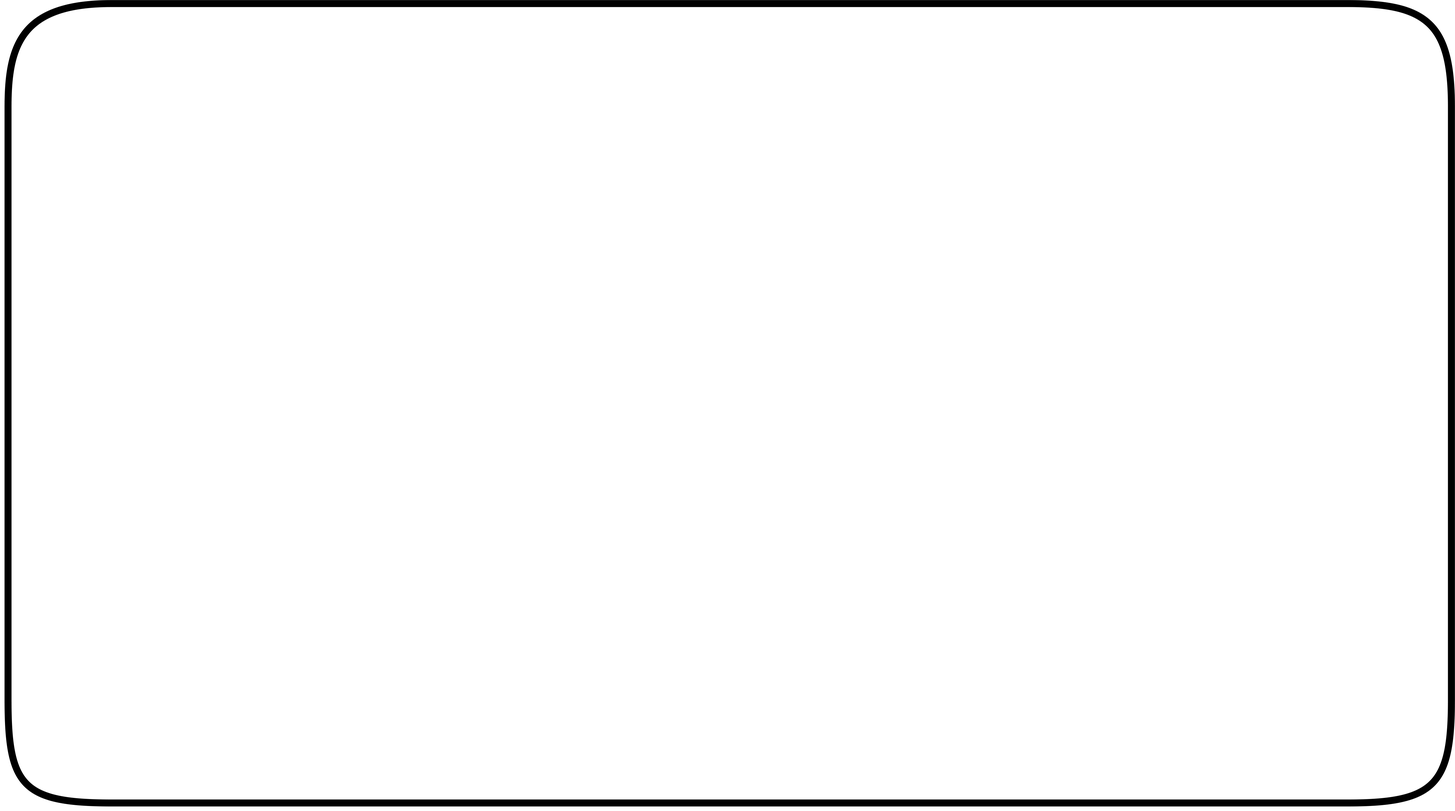
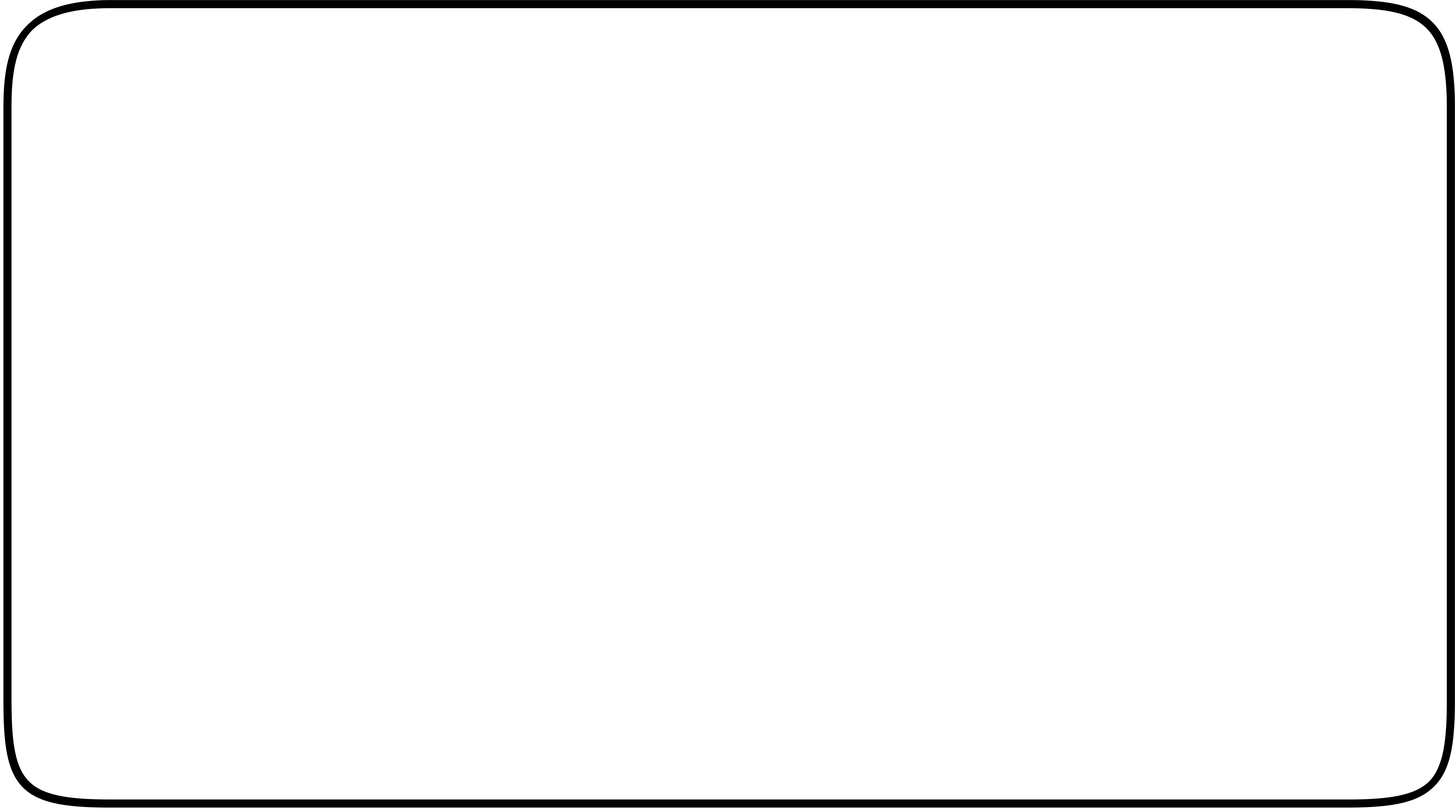
The second (1455, 811) image is a revision of the first. Changes to its layers:
added layer "Layer 2" above "Layer 1" over <box>3,6,1448,808</box>
